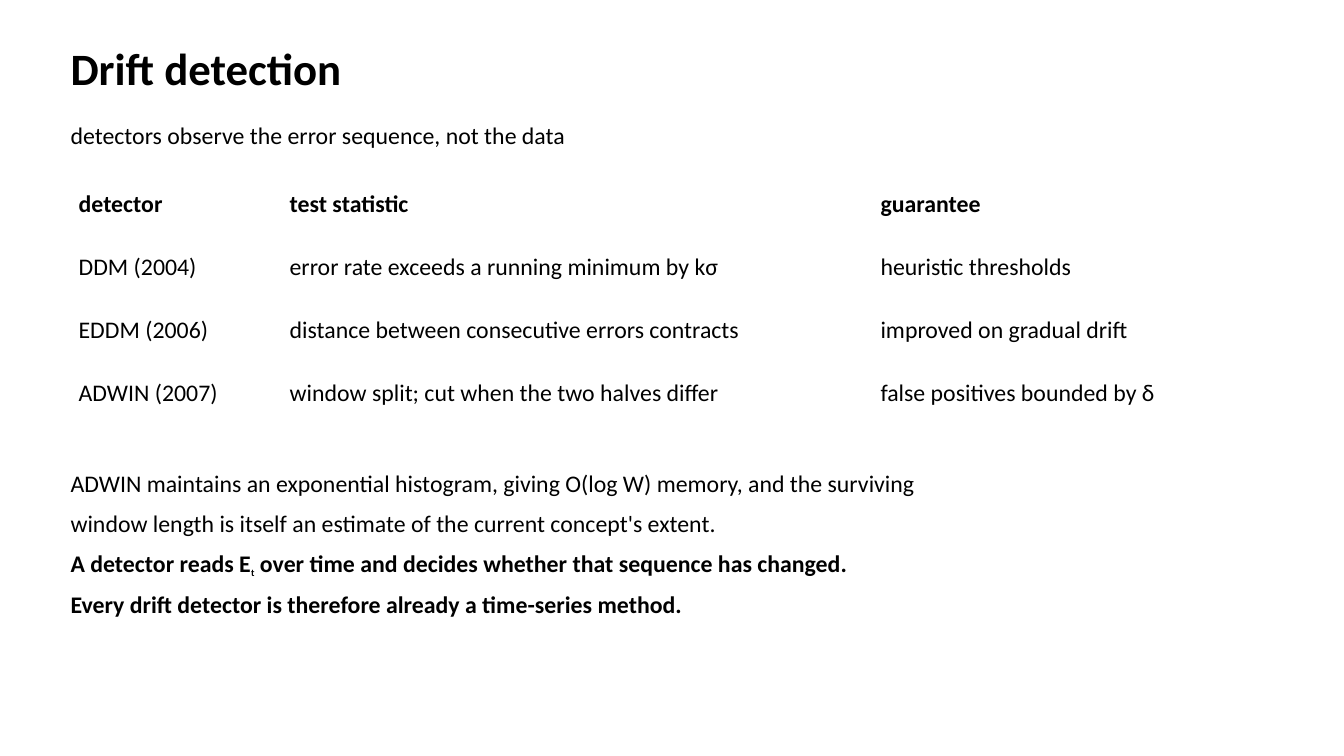
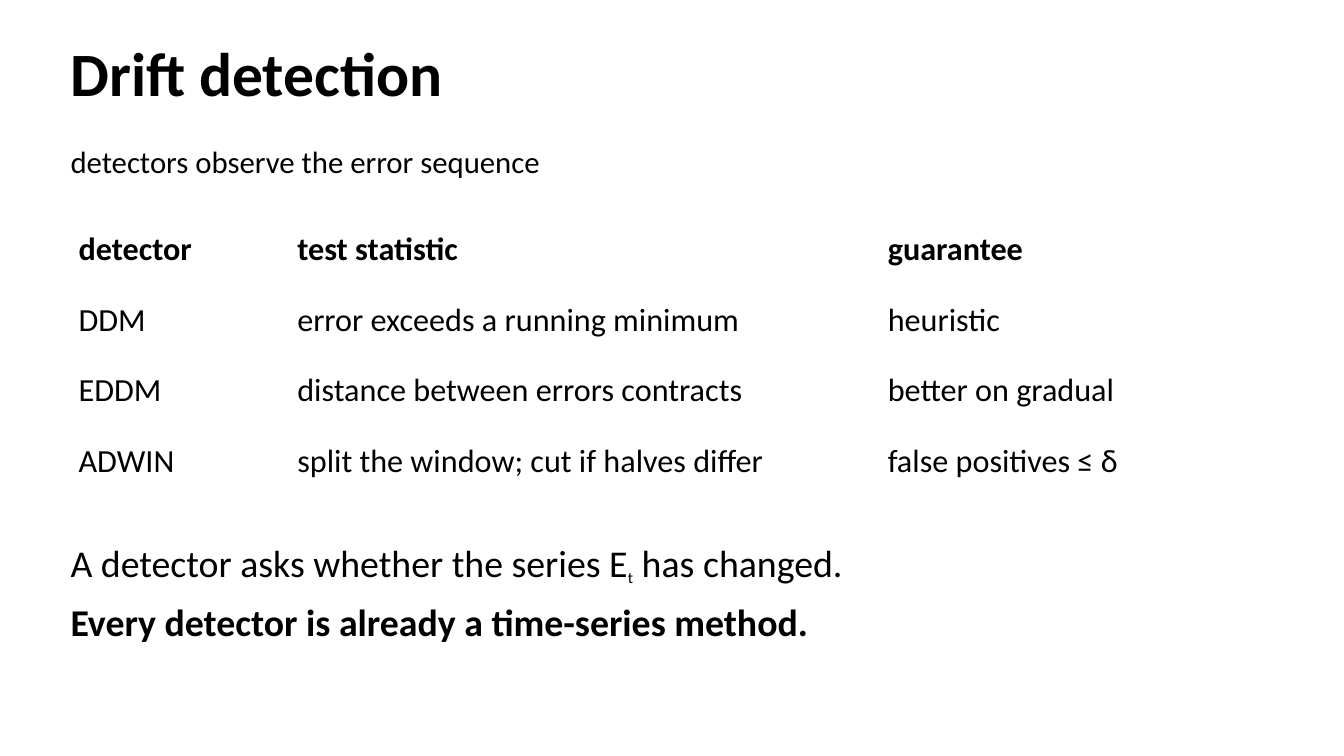
Before and after one commit to phuong0111/time-series-research, a slide deck: slide 9 of data-drift/seminar.pptx. Drawn at 1344x756 pixels with LibreOffice and Linux fonts; fonts in the diff are those of the drawing. Boxes give left, top, right and bottom in pixels: in the first picture for what was removed or moved away, otherwise in the second. Text is boxed around its words. In the diff, an @@ line names an element or a change of style, - is before the commit and + after.

```diff
--- a/data-drift/seminar.pptx
+++ b/data-drift/seminar.pptx
@@ text "Drift detection" at [71,52,442,97]: size 32 to 44 pt @@
@@ text at [71,151,539,178]: text changed; size 17 to 22 pt @@
-detectors observe the error sequence, not the data
+detectors observe the error sequence
@@ table at [71,227,1274,509] @@
-row 2: DDM (2004) | error rate exceeds a running minimum by kσ | heuristic thresholds
+row 2: DDM | error exceeds a running minimum | heuristic
-row 3: EDDM (2006) | distance between consecutive errors contracts | improved on gradual drift
+row 3: EDDM | distance between errors contracts | better on gradual
-row 4: ADWIN (2007) | window split; cut when the two halves differ | false positives bounded by δ
+row 4: ADWIN | split the window; cut if halves differ | false positives ≤ δ
@@ size 17 to 23 pt in "detector", "test statistic", "guarantee" @@
@@ table: place and size @@
-table at [71,187,1273,439]
+table at [71,227,1274,509]
@@ text at [71,550,842,642]: text changed; size 17 to 27 pt @@
-ADWIN maintains an exponential histogram, giving O(log W) memory, and the surviving
-window length is itself an estimate of the current concept's extent.
-A detector reads Et over time and decides whether that sequence has changed.
-Every drift detector is therefore already a time-series method.
+A detector asks whether the series Et has changed.
+Every detector is already a time-series method.
```
Also in this commit, not shown: 26 other slides changed, 1 other file.
